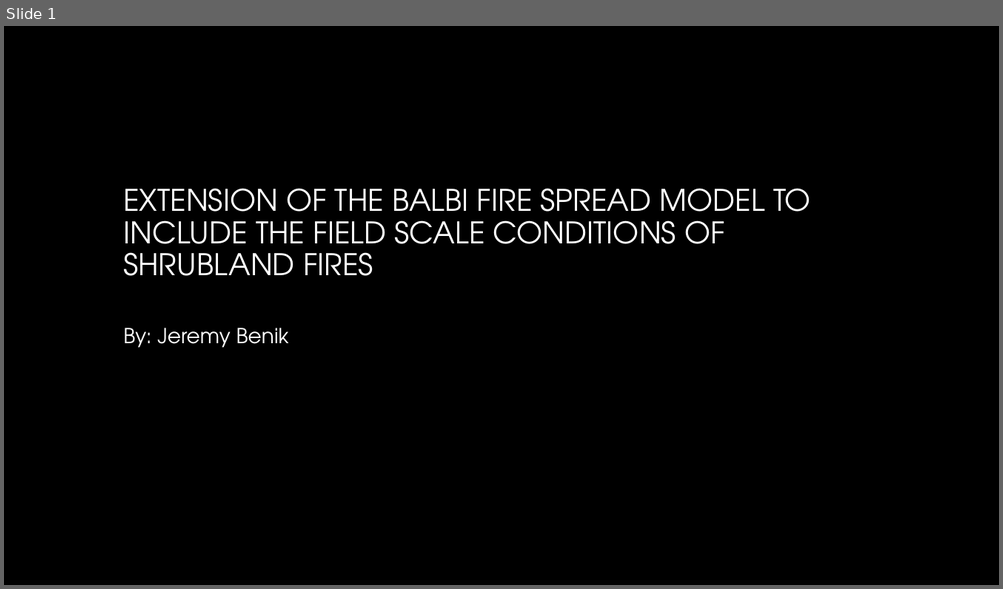
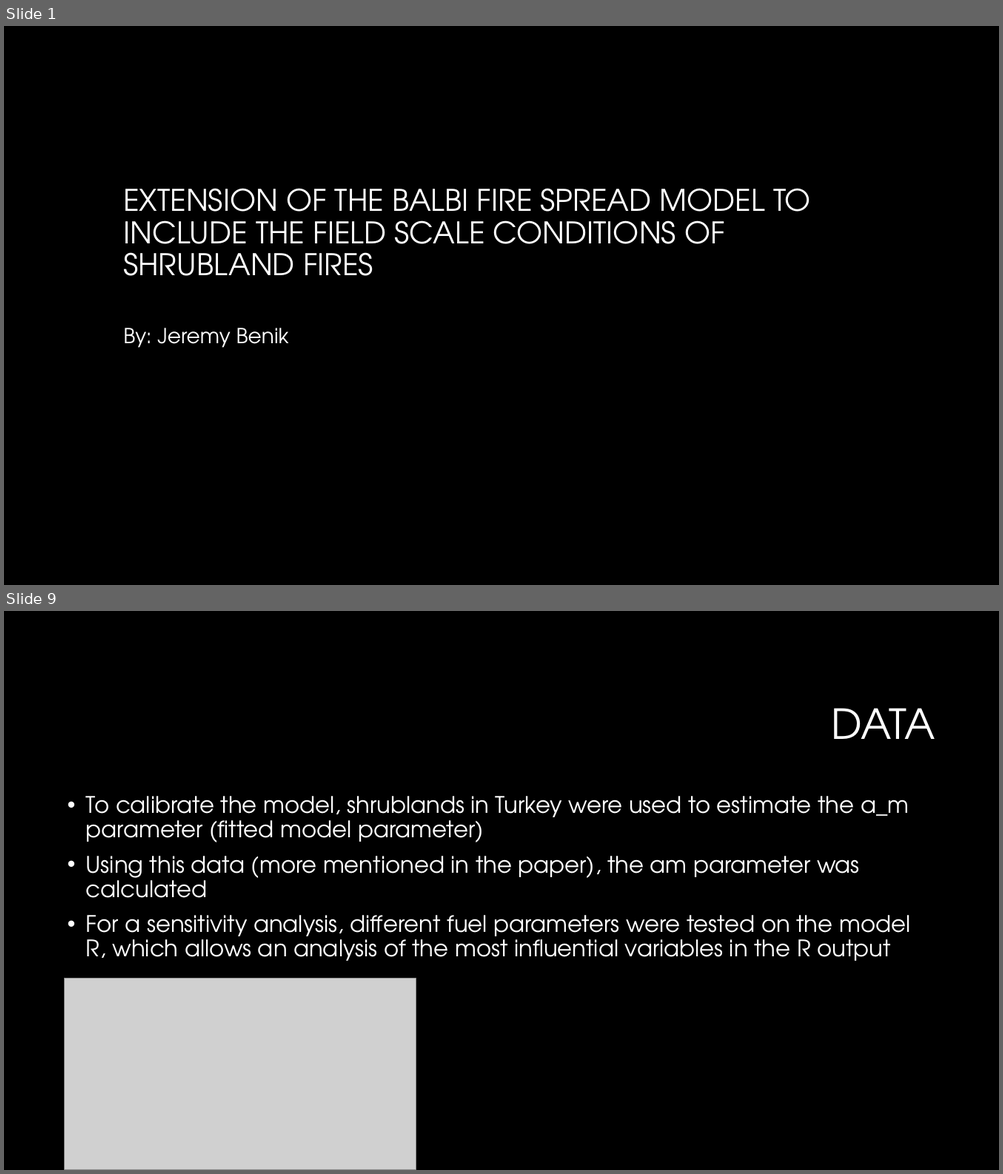
Before and after one commit to Jeremy-Benik/Meeting_Notes, a slide deck: Presentations/Balbi_2022_presentation.pptx. Shown one above the other, each under a label of ours: slide 1 before the commit, slides 1 and 9 after it; the slides between them are not shown. The pictures are 1003x589 and 1003x1174 pixels, drawn with LibreOffice and Linux fonts; fonts in the diff are those of the drawing; grey boxes stand for pictures; background and template pictures are left out. Boxes give left, top, right and bottom in pixels: in the first picture for what was removed or moved away, otherwise in the second. Text is boxed around its words. In the diff, an @@ line names an element or a change of style, - is before the commit and + after.

```diff
--- a/Presentations/Balbi_2022_presentation.pptx
+++ b/Presentations/Balbi_2022_presentation.pptx
@@ slide 9 added at <box>4,611,999,1170</box>, background #000000 @@
@@ title added at <box>831,708,936,739</box>, 40 pt, text #FFFFFF @@
+DATA
@@ text added at <box>86,796,910,961</box>, 22 pt, text #FFFFFF @@
+• To calibrate the model, shrublands in Turkey were used to estimate the a_m parameter (fitted model parameter)
+• Using this data (more mentioned in the paper), the am parameter was calculated
+• For a sensitivity analysis, different fuel parameters were tested on the model R, which allows an analysis of the most influential variables in the R output
@@ picture added at <box>65,979,416,1170</box> @@
```
Also in this commit, not shown: 11 other slides added, 1 other file.
